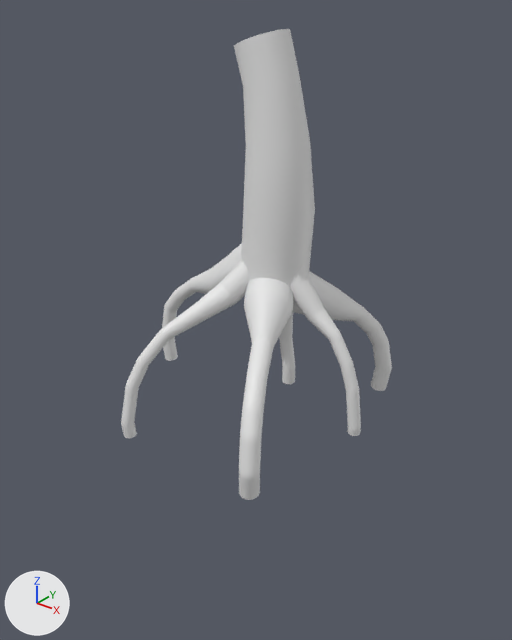
The Blender file Assets/Blender/Mangroves/mangrove-full.blend: old version first, new version second.
Before and after are seen from a 50 mm camera at (58.2, -77.0, 37.9) aimed at (-1.8, -1.9, -8.6). The lights are fixed; the arrows at lower left show +X, +Y and +Z. The older version comes first.

In view in the first picture: 'Mangrive1Branch5', 'Mangrive1Branch6', 'Mangrove1Base', 'Mangrove1Branch1', 'Mangrove1Branch2', 'Mangrove1Branch3', 'Mangrove1Branch4'.
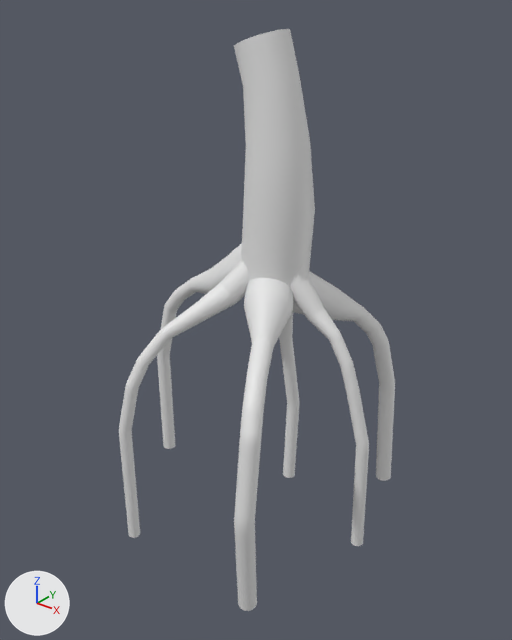
Location of each change, (x1, y1, x2, y2) in pixels of the pictures (512 x 640 px):
'Mangrove1Branch2', reshaped (9% wider, 50% taller)
    before: (239, 278, 293, 500)
    after: (234, 278, 293, 611)
'Mangrove1Branch4', reshaped (56% taller)
    before: (121, 261, 249, 438)
    after: (119, 261, 249, 538)
'Mangrive1Branch5', reshaped (11% wider, 64% taller)
    before: (290, 264, 361, 436)
    after: (290, 264, 369, 546)
'Mangrove1Branch3', reshaped
    before: (247, 271, 392, 391)
    after: (247, 271, 395, 481)
'Mangrove1Branch1', reshaped (6% wider, 74% taller)
    before: (162, 243, 242, 361)
    after: (157, 243, 242, 449)
'Mangrive1Branch6', reshaped
    before: (279, 312, 295, 384)
    after: (279, 312, 300, 478)

What changed in the scene script:
```text
Change cu_nurbspath_002:
    where _sp = cu_nurbspath_002.splines.new('NURBS'); _sp.points.add(7)
    remove _sp.points.foreach_set('co', [-2.194, 0.0, -9.848, 1.0, -5.748, 0.0, -13.14, 1.0, -10.53, 0.0, -15.95, 1.0, -16.1, 0.0, -17.97, 1.0, -19.7, 0.0, -20.86, 1.0, -22.07, 0.0, -23.85, 1.0, -23.21, 0.0, -29.86, 1.0, -23.02, 0.391, -34.03, 1.0])
    add _sp.points.foreach_set('co', [-2.194, 0.0, -9.848, 1.0, -5.748, 0.0, -13.14, 1.0, -10.53, 0.0, -15.95, 1.0, -16.1, 0.0, -17.97, 1.0, -19.7, 0.0, -20.86, 1.0, -22.07, 0.0, -23.85, 1.0, -24.65, 0.0, -33.81, 1.0, -24.99, 0.391, -53.99, 1.0])
Change cu_nurbspath_003:
    where _sp = cu_nurbspath_003.splines.new('NURBS'); _sp.points.add(7)
    remove _sp.points.foreach_set('co', [0.561, 0.379, -11.8, 1.0, -5.839, 0.065, -14.87, 1.0, -11.36, 0.0, -17.83, 1.0, -16.72, 0.0, -19.8, 1.0, -20.18, 0.0, -22.63, 1.0, -22.07, 0.0, -25.39, 1.0, -23.21, 0.0, -29.9, 1.0, -22.44, 0.146, -33.88, 1.0])
    add _sp.points.foreach_set('co', [0.561, 0.379, -11.8, 1.0, -5.839, 0.065, -14.87, 1.0, -11.36, 0.0, -17.83, 1.0, -16.72, 0.0, -19.8, 1.0, -20.18, 0.0, -22.63, 1.0, -22.07, 0.0, -25.39, 1.0, -24.15, 0.539, -37.36, 1.0, -22.22, 0.536, -54.28, 1.0])
Change cu_nurbspath_004:
    where _sp = cu_nurbspath_004.splines.new('NURBS'); _sp.points.add(8)
    remove _sp.points.foreach_set('co', [1.152, 0.084, -9.918, 1.0, -0.208, -0.095, -12.58, 1.0, -3.151, 0.385, -14.78, 1.0, -9.037, 1.344, -17.83, 1.0, -13.21, 2.024, -19.8, 1.0, -15.92, 2.465, -22.63, 1.0, -17.39, 2.705, -25.39, 1.0, -18.28, 2.85, -29.9, 1.0, -18.0, 2.213, -33.81, 1.0])
    add _sp.points.foreach_set('co', [1.152, 0.084, -9.918, 1.0, -0.208, -0.095, -12.58, 1.0, -3.151, 0.385, -14.78, 1.0, -9.037, 1.344, -17.83, 1.0, -13.21, 2.024, -19.8, 1.0, -15.92, 2.465, -22.63, 1.0, -17.39, 2.705, -25.39, 1.0, -19.83, 1.951, -33.77, 1.0, -20.85, 1.922, -53.32, 1.0])
Change cu_nurbspath_005:
    where _sp = cu_nurbspath_005.splines.new('NURBS'); _sp.points.add(7)
    remove _sp.points.foreach_set('co', [-2.57, -0.232, -9.817, 1.0, -6.858, 0.616, -14.18, 1.0, -11.36, 0.0, -16.18, 1.0, -16.72, 0.0, -18.81, 1.0, -20.18, 0.0, -22.58, 1.0, -22.07, 0.0, -26.27, 1.0, -23.21, 0.0, -32.28, 1.0, -23.0, 0.0296, -34.48, 1.0])
    add _sp.points.foreach_set('co', [-2.57, -0.232, -9.817, 1.0, -6.858, 0.616, -14.18, 1.0, -11.36, 0.0, -16.18, 1.0, -16.72, 0.0, -18.81, 1.0, -20.18, 0.0, -22.58, 1.0, -22.07, 0.0, -26.27, 1.0, -23.62, 0.701, -34.08, 1.0, -23.63, 1.119, -54.43, 1.0])
Change cu_nurbspath_006:
    where _sp = cu_nurbspath_006.splines.new('NURBS'); _sp.points.add(7)
    remove _sp.points.foreach_set('co', [-2.485, -0.289, -7.189, 1.0, -4.178, 0.317, -12.18, 1.0, -7.51, 0.0, -16.18, 1.0, -10.93, 0.0, -18.81, 1.0, -13.14, 0.0, -22.58, 1.0, -14.35, 0.0, -26.27, 1.0, -15.08, 0.0, -32.28, 1.0, -14.99, -0.133, -33.35, 1.0])
    add _sp.points.foreach_set('co', [-2.485, -0.289, -7.189, 1.0, -4.178, 0.317, -12.18, 1.0, -7.51, 0.0, -16.18, 1.0, -10.93, 0.0, -18.81, 1.0, -13.14, 0.0, -22.58, 1.0, -14.35, 0.0, -26.27, 1.0, -16.7, 0.0, -34.89, 1.0, -16.97, -0.133, -53.48, 1.0])
Change cu_nurbspath_007:
    where _sp = cu_nurbspath_007.splines.new('NURBS'); _sp.points.add(5)
    remove _sp.points.foreach_set('co', [-2.16, 0.0, -13.39, 1.0, -4.583, 0.17, -17.38, 1.0, -5.831, 0.885, -21.52, 1.0, -5.982, 1.289, -25.52, 1.0, -5.542, 1.956, -30.46, 1.0, -5.816, 1.915, -33.36, 1.0])
    add _sp.points.foreach_set('co', [-2.16, 0.0, -13.39, 1.0, -4.583, 0.17, -17.38, 1.0, -5.831, 0.885, -21.52, 1.0, -5.982, 1.289, -25.52, 1.0, -6.866, 2.72, -38.28, 1.0, -6.439, 2.274, -53.14, 1.0])
```
